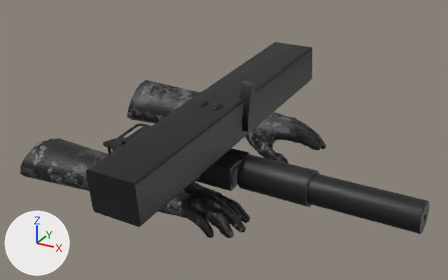
The FBX model Joshua-Boo-Boos Mac-10 Mod/source/modelsrc/Mac-10_View.fbx: old version first, new version second.
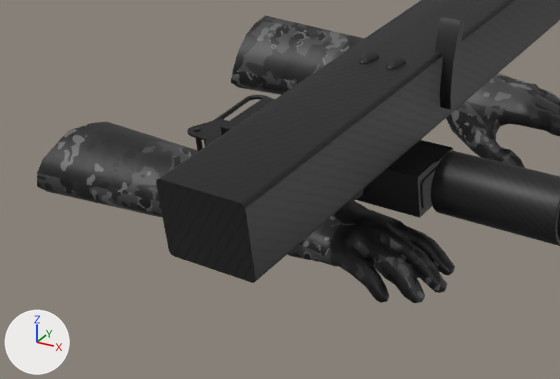
The first picture shows the older version from a 50 mm lens placed at (0.1345, -0.1653, 0.0712), pointed at (0.0554, -0.0215, -0.0007). The close-ups show both versions on the part from 0% to 69% of the width and 25% to 100% of the height of that picture; other places that the commit changed are outside them. The axes (+X, +Y, +Z) are drawn at lower left. The lights are the same throughout. Where no turn or scale is listed for an object, it has been applied to the vertices. Vertices at the same position are counted once.

In view in the first close-up: 'Hands_001', 'Mac-10', 'Magazine', 'Trigger'.
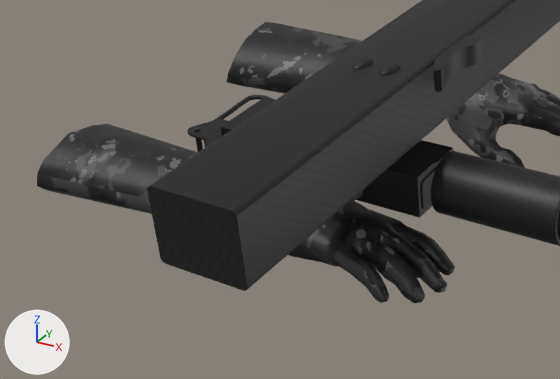
Where the newer file only moved an object's origin or applied its transform, the numbers keep the older frame.

Changed parts and their boxes [x1, y1, x2, y2] in the close-ups (560 x 379 px; the box of a moved part takes in the faces that stretch with it):
'Magazine', mesh moved
    before: [156, 0, 560, 283]
    after: [147, 0, 560, 291]
'Hands_001', reshaped, surface changed (grey to black)
    before: [37, 16, 560, 303]
    after: [37, 21, 560, 303]
'Trigger', reshaped
    before: [435, 17, 467, 110]
    after: [434, 36, 483, 92]
part 2 of me_hands_001, moved or reshaped
    before: [231, 16, 365, 95]
    after: [226, 21, 362, 94]
part 3 of me_hands_001, moved or reshaped
    before: [37, 122, 198, 218]
    after: [37, 124, 198, 214]
part 4 of me_hands_001, surface changed (grey to black)
    before: [287, 73, 560, 303]
    after: [288, 74, 560, 303]

The change in detail:
me_trigger has 36 vertices, 68 faces and spans x -0.00173..0.00186, y -0.0021..0.00308, z -0.00647..0.00639.
me_trigger is used by ob_trigger; location (0.0651, -0.0269, 0.0133).
me_trigger part 1: the whole mesh is multiplied about the mesh origin by the matrix ((0.058, 0.997, 0.05), (0.105, 0.044, -0.994), (-0.993, 0.063, -0.102)).
me_hands_001 is used by ob_hands_001; location (0.0098, -0.0087, -0.0079).
me_hands_001 had 1034 vertices, 1840 faces and spanned x -0.0151..0.0618, y -0.0393..0.0381, z -0.0153..0.0032.
me_hands_001 now has 1034 vertices, 1840 faces and spans x -0.0151..0.0618, y -0.0393..0.0395, z -0.0153..0.0018.
me_hands_001 part 2: 42 of 1034 vertices moved; they spanned x -0.0151..0.0318, y 0.0186..0.0381, z -0.0112..0.0032 and now span x -0.0151..0.0318, y 0.0171..0.0395, z -0.01..0.0018; mean shift (0.0, 0.0, 0.0); largest move (-0.0139, 0.0188, -0.0078) -> (-0.0139, 0.0173, -0.0072).
me_hands_001 part 3: 41 of 1034 vertices moved; they spanned x -0.01..0.0308, y -0.0393..-0.0189, z -0.0103..0.0021 and now span x -0.01..0.0308, y -0.0393..-0.0189, z -0.0099..0.0017; mean shift (0.0, 0.0, 0.0); largest move (0.0297, -0.0211, -0.0045) -> (0.0297, -0.0219, -0.0045).
me_hands_001 part 4: texture (UV) coordinates of 1840 of 1840 faces, centred in x -0.0151..0.0617, y -0.0384..0.0378, z -0.0153..0.0027, changed; they spanned u 0.0..1.0, v 0.0..1.0 and now span u 0.0..1.0, v 0.0..0.99.
me_magazine has 294 vertices, 558 faces and spans x -0.0089..0.0088, y -0.0468..0.0465, z -0.0104..0.0093.
me_magazine is used by ob_magazine; location (0.0582, -0.0269, 0.01).
me_magazine part 5: the whole mesh is moved by (-0.0001, -0.0015, -0.0003).
